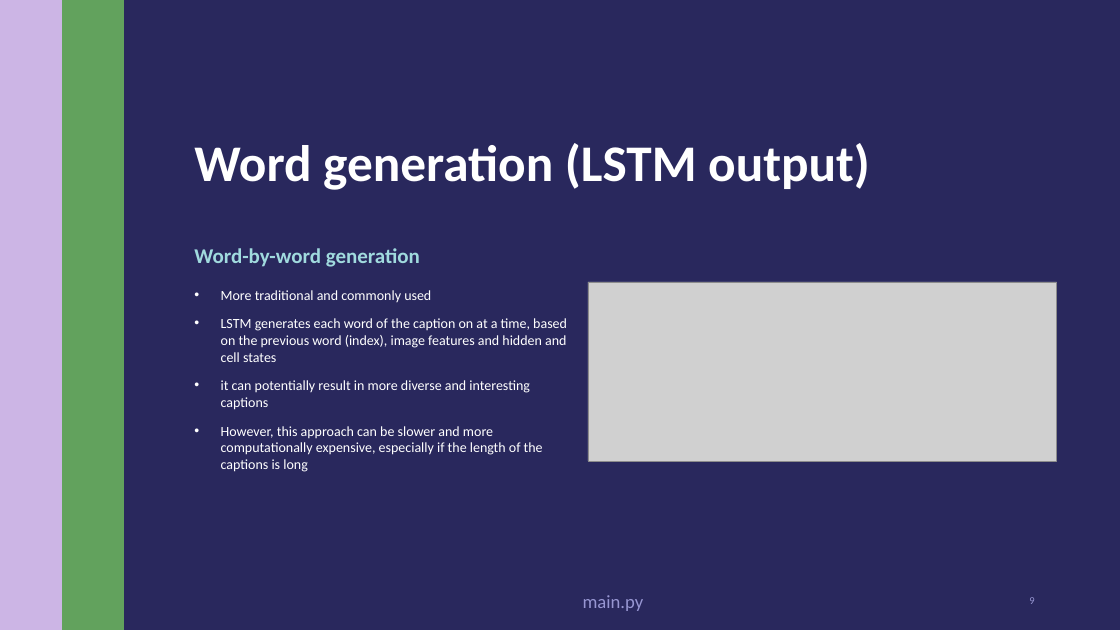
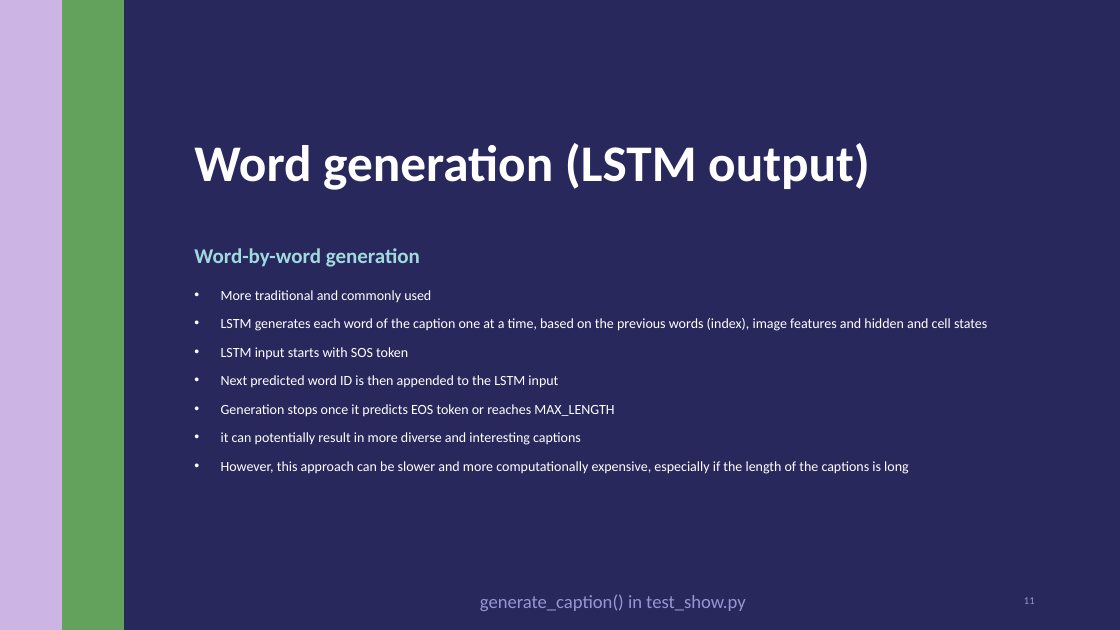
Before and after one commit to nssharmaofficial/ImageCaption_Flickr8k, a slide deck: slide 11 of ImageCaption_Brisudova.pptx (slide 9 before the commit). Drawn at 1120x630 pixels with LibreOffice and Linux fonts; fonts in the diff are those of the drawing; grey boxes stand for pictures. Boxes give left, top, right and bottom in pixels: in the first picture for what was removed or moved away, otherwise in the second. Text is boxed around its words. In the diff, an @@ line names an element or a change of style, - is before the commit and + after.

```diff
--- a/ImageCaption_Brisudova.pptx
+++ b/ImageCaption_Brisudova.pptx
@@ picture removed at (588, 282, 1057, 461) @@
@@ text at (221, 318, 987, 417): text changed @@
-• LSTM generates each word of the caption on at a time, based on the previous word (index), image features and hidden and cell states
+• LSTM generates each word of the caption one at a time, based on the previous words (index), image features and hidden and cell states
+• LSTM input starts with SOS token
+• Next predicted word ID is then appended to the LSTM input
+• Generation stops once it predicts EOS token or reaches MAX_LENGTH
@@ text at (480, 594, 746, 611): text changed @@
-main.py
+generate_caption() in test_show.py
@@ page number at (1024, 597, 1035, 604): text changed @@
-9
+11
```
Also in this commit, not shown: 1 other slide changed, 1 slide added, 1 other file.
